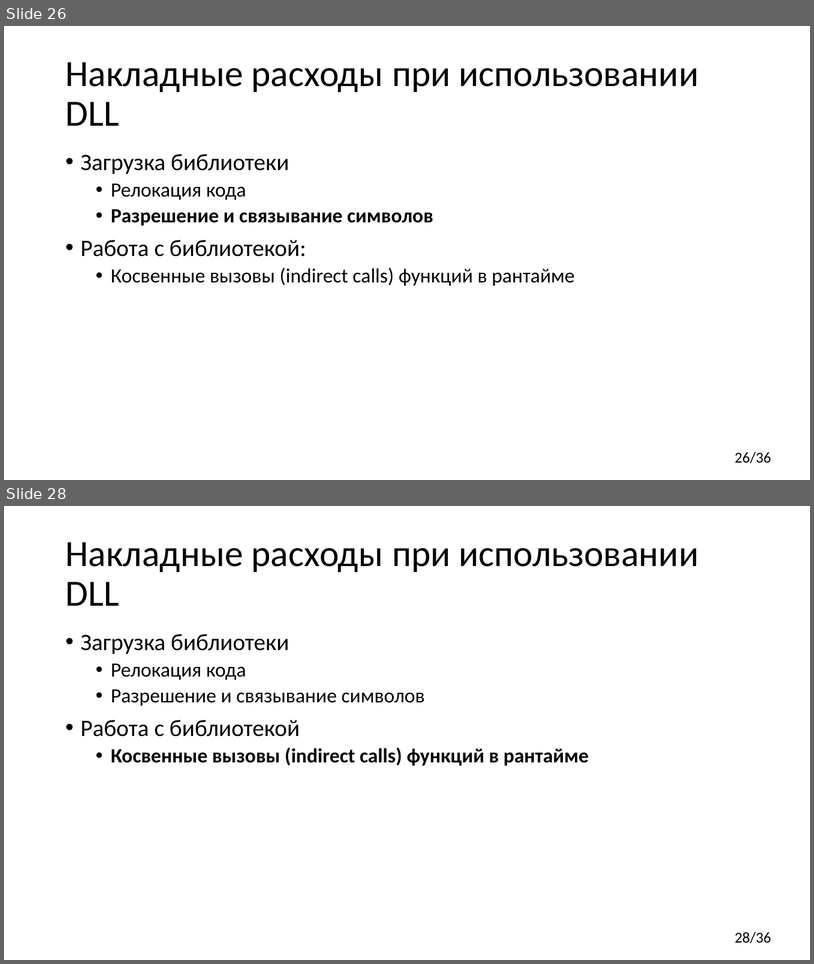
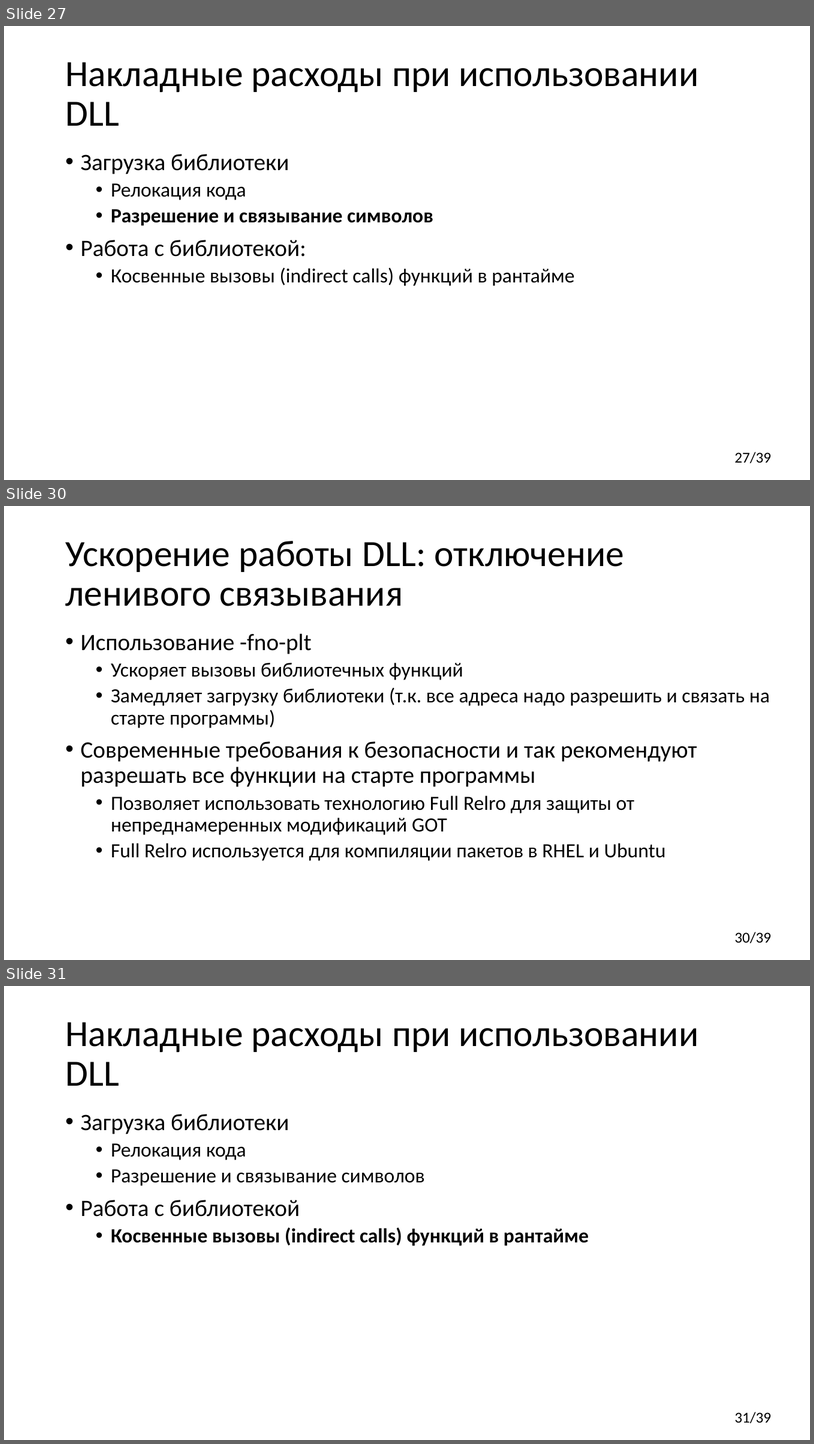
Before and after one commit to yugr/CppRussia, a slide deck: 2024/RU.pptx. Shown one above the other, each under a label of ours: slides 26 and 28 before the commit, slides 27, 30 and 31 after it; the slides between them are not shown. The pictures are 814x964 and 814x1444 pixels, drawn with LibreOffice and Linux fonts; fonts in the diff are those of the drawing. Boxes give left, top, right and bottom in pixels: in the first picture for what was removed or moved away, otherwise in the second. Text is boxed around its words. In the diff, an @@ line names an element or a change of style, - is before the commit and + after.

```diff
--- a/2024/RU.pptx
+++ b/2024/RU.pptx
@@ slide 30 added at <box>4,506,810,960</box>, background #FFFFFF; not listed: 1 template element that a slide beside it also shows @@
@@ title added at <box>65,541,624,606</box>, 44 pt, text #000000 @@
+Ускорение работы DLL: отключение ленивого связывания
@@ text added at <box>81,633,770,861</box>, 24 pt, text #000000 @@
+• Использование -fno-plt
+  • Ускоряет вызовы библиотечных функций
+  • Замедляет загрузку библиотеки (т.к. все адреса надо разрешить и связать на старте программы)
+• Современные требования к безопасности и так рекомендуют разрешать все функции на старте программы
+  • Позволяет использовать технологию Full Relro для защиты от непреднамеренных модификаций GOT
+  • Full Relro используется для компиляции пакетов в RHEL и Ubuntu
@@ what was slide 26 is now slide 27 @@
@@ page number at <box>735,451,771,463</box>: text changed @@
-26/36
+27/39
@@ what was slide 28 is now slide 31 @@
@@ page number at <box>735,1411,771,1423</box>: text changed @@
-28/36
+31/39
```
Also in this commit, not shown: 8 slides changed, 2 other slides added.
